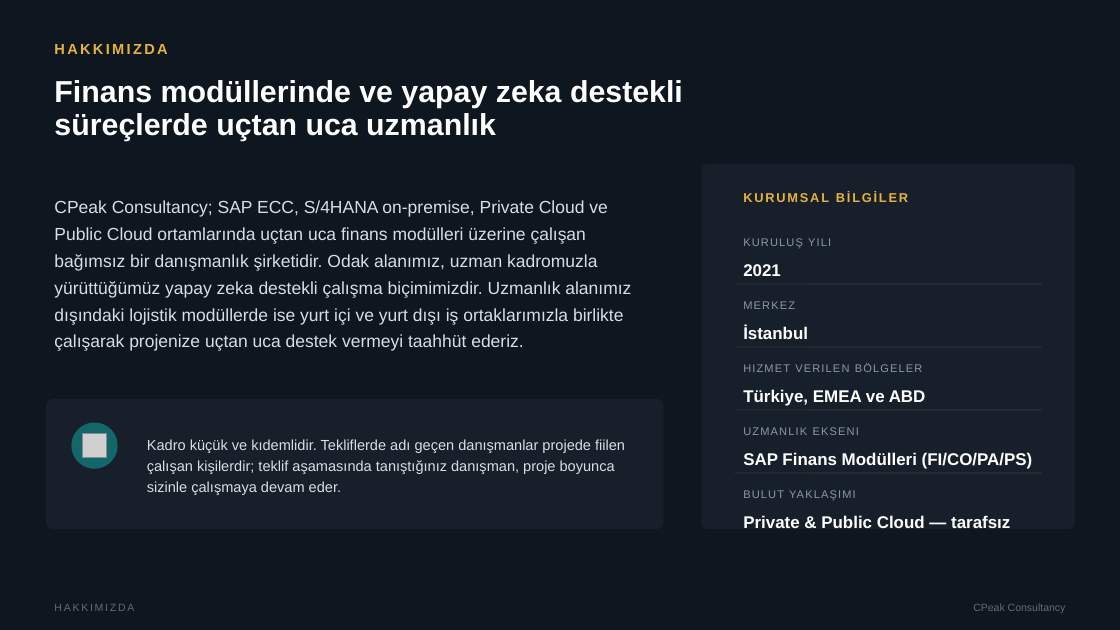
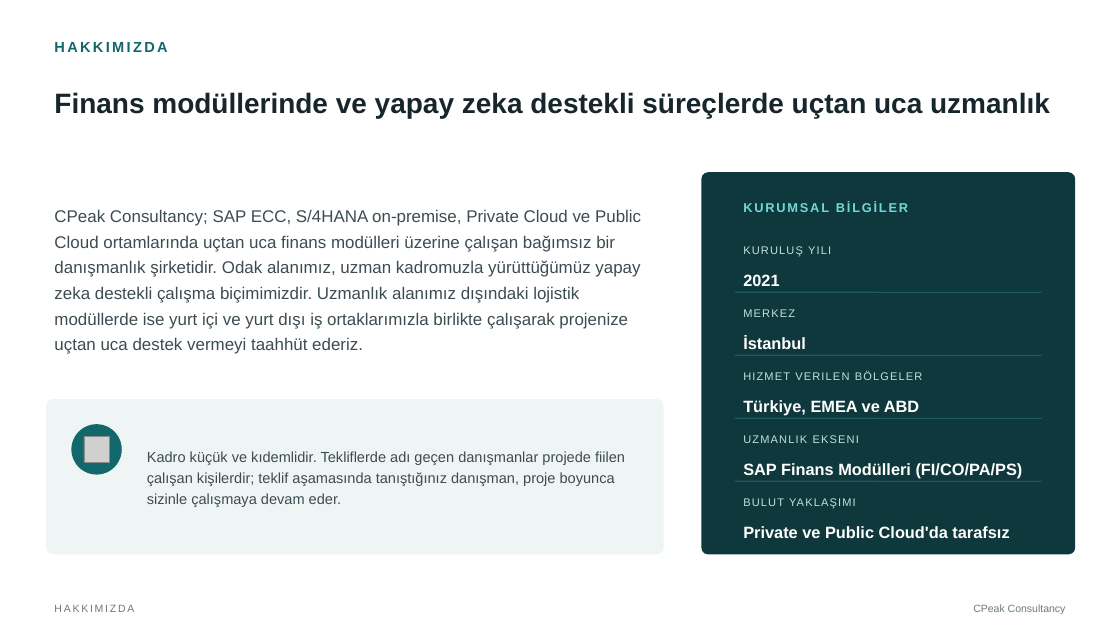
Before and after one commit to narinygt/Default, a slide deck: slide 2 of CPeak_Consultancy_Sunum.pptx. Drawn at 1120x630 pixels with LibreOffice and Linux fonts; fonts in the diff are those of the drawing; grey boxes stand for pictures. Boxes give left, top, right and bottom in pixels: in the first picture for what was removed or moved away, otherwise in the second. Text is boxed around its words. In the diff, an @@ line names an element or a change of style, - is before the commit and + after.

```diff
--- a/CPeak_Consultancy_Sunum.pptx
+++ b/CPeak_Consultancy_Sunum.pptx
@@ background #0E1620 to #FFFFFF @@
@@ text "HAKKIMIZDA" at box(54, 42, 167, 52): text colour #E8B33A to #11676A @@
@@ text at box(54, 92, 1050, 118): text changed; size 26 to 24 pt; text colour #FFFFFF to #16262C @@
-Finans modüllerinde ve yapay zeka destekli
-süreçlerde uçtan uca uzmanlık
+Finans modüllerinde ve yapay zeka destekli süreçlerde uçtan uca uzmanlık
@@ text "CPeak Consultancy; SAP ECC, S/4HANA ...": place and size @@
-text "CPeak Consultancy; SAP ECC, S/4HANA ..." at box(54, 200, 631, 351)
+text "CPeak Consultancy; SAP ECC, S/4HANA ..." at box(54, 209, 641, 354)
@@ text "CPeak Consultancy; SAP ECC, S/4HANA ..." at box(54, 209, 641, 354): size 15 to 14.5 pt, text colour #D7DEE3 to #3D4C52; line spacing 23pt to 22pt @@
@@ rounded rectangle: place and size @@
-rounded rectangle at box(702, 164, 1075, 529)
+rounded rectangle at box(702, 172, 1075, 555)
@@ rounded rectangle at box(702, 172, 1075, 555): fill #17202A to #0F383D @@
@@ text "KURUMSAL BİLGİLER" at box(743, 202, 908, 212): text colour #E8B33A to #6FD9D6 @@
@@ size 14.5 to 14 pt in 4 elements at box(743, 335, 806, 349), box(743, 400, 919, 415), box(743, 463, 1023, 478), box(743, 274, 779, 286) @@
@@ line (735, 292) - (1042, 292): stroke #27323C 1 pt to #1E5B60 1 pt @@
@@ text colour #8A99A5 to #BFE0DF in 5 elements at box(743, 372, 923, 380), box(743, 435, 859, 443), box(735, 492, 1042, 513), box(743, 246, 831, 257), box(743, 309, 795, 317) @@
@@ line (735, 355) - (1042, 355): stroke #27323C 1 pt to #1E5B60 1 pt @@
@@ rounded rectangle: place and size @@
-rounded rectangle at box(46, 399, 664, 529)
+rounded rectangle at box(46, 399, 664, 555)
@@ rounded rectangle at box(46, 399, 664, 555): fill #17202A to #EFF5F5; proportions changed @@
@@ text "Kadro küçük ve kıdemlidir. Tekliflerde ..." at box(147, 451, 625, 507): text colour #D7DEE3 to #3D4C52 @@
@@ line (735, 418) - (1042, 418): stroke #27323C 1 pt to #1E5B60 1 pt @@
@@ ellipse: place and size @@
-ellipse at box(71, 423, 118, 469)
+ellipse at box(71, 424, 122, 475)
@@ picture: place and size @@
-picture at box(82, 434, 107, 458)
+picture at box(84, 437, 109, 462)
@@ 10 texts, 4 lines: place and size @@
-10 texts, 4 lines at box(735, 192, 1042, 505)
+10 texts, 4 lines at box(735, 202, 1042, 513)
@@ line (735, 481) - (1042, 481): stroke #27323C 1 pt to #1E5B60 1 pt @@
@@ text at box(743, 526, 1009, 538): text changed; size 14.5 to 14 pt @@
-Private & Public Cloud — tarafsız
+Private ve Public Cloud'da tarafsız
@@ text "HAKKIMIZDA" at box(54, 605, 134, 612): text colour #5F6D77 to #6C7B80 @@
@@ text "CPeak Consultancy" at box(973, 604, 1066, 614): text colour #5F6D77 to #6C7B80 @@
```
Also in this commit, not shown: 14 other slides changed.
